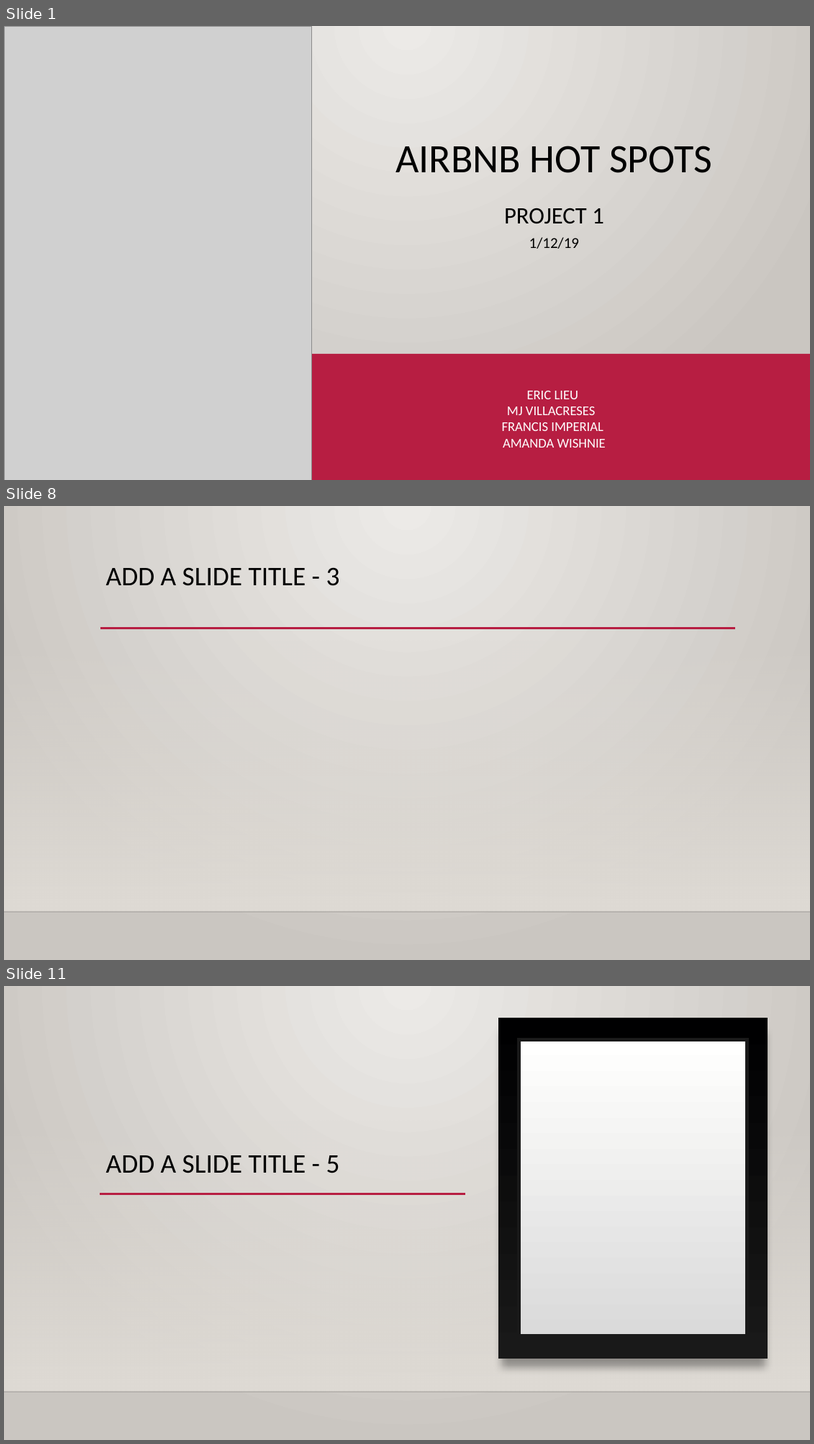
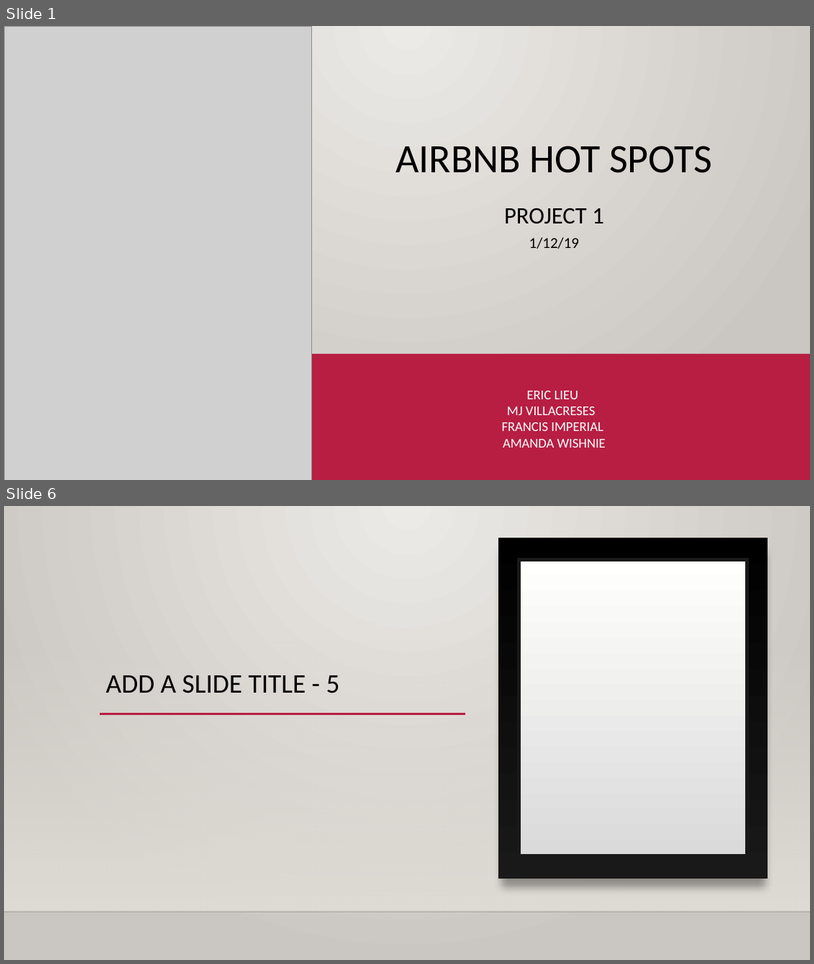
Before and after one commit to mjvillacresesn/Airbnb, a slide deck: AirBnB_HotSpots.pptx. Shown one above the other, each under a label of ours: slides 1, 8 and 11 before the commit, slides 1 and 6 after it; the slides between them are not shown. The pictures are 814x1444 and 814x964 pixels, drawn with LibreOffice and Linux fonts; fonts in the diff are those of the drawing; grey boxes stand for pictures; background and template pictures are left out. Boxes give left, top, right and bottom in pixels: in the first picture for what was removed or moved away, otherwise in the second. Text is boxed around its words. In the diff, an @@ line names an element or a change of style, - is before the commit and + after.

```diff
--- a/AirBnB_HotSpots.pptx
+++ b/AirBnB_HotSpots.pptx
@@ slide 8 removed at box(4, 506, 810, 960), background gradient #ECEAE7 to #CAC7C1; not listed: 2 template elements that a slide beside it also shows @@
@@ title removed at box(106, 567, 340, 586) @@
-ADD A SLIDE TITLE - 3
@@ line removed from (100, 628) to (736, 628) @@
@@ what was slide 11 is now slide 6 @@
```
Also in this commit, not shown: 1 slide changed, 3 slides added, 7 other slides removed.
